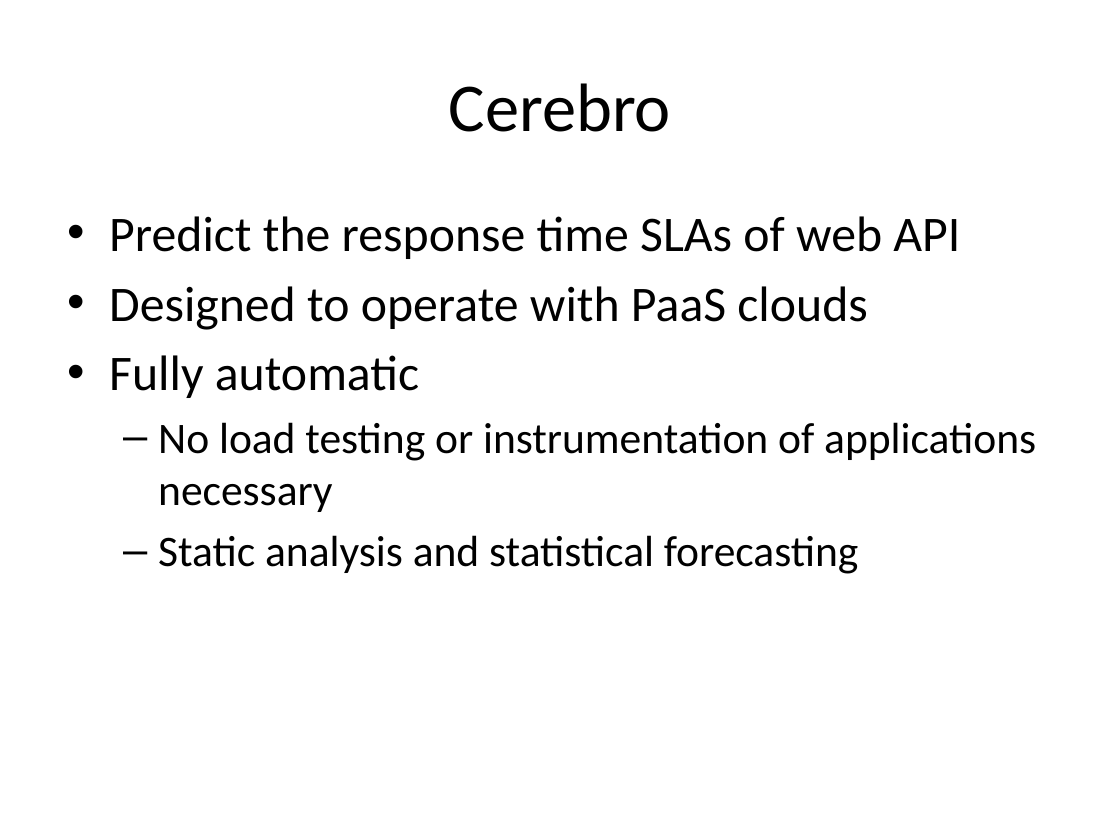
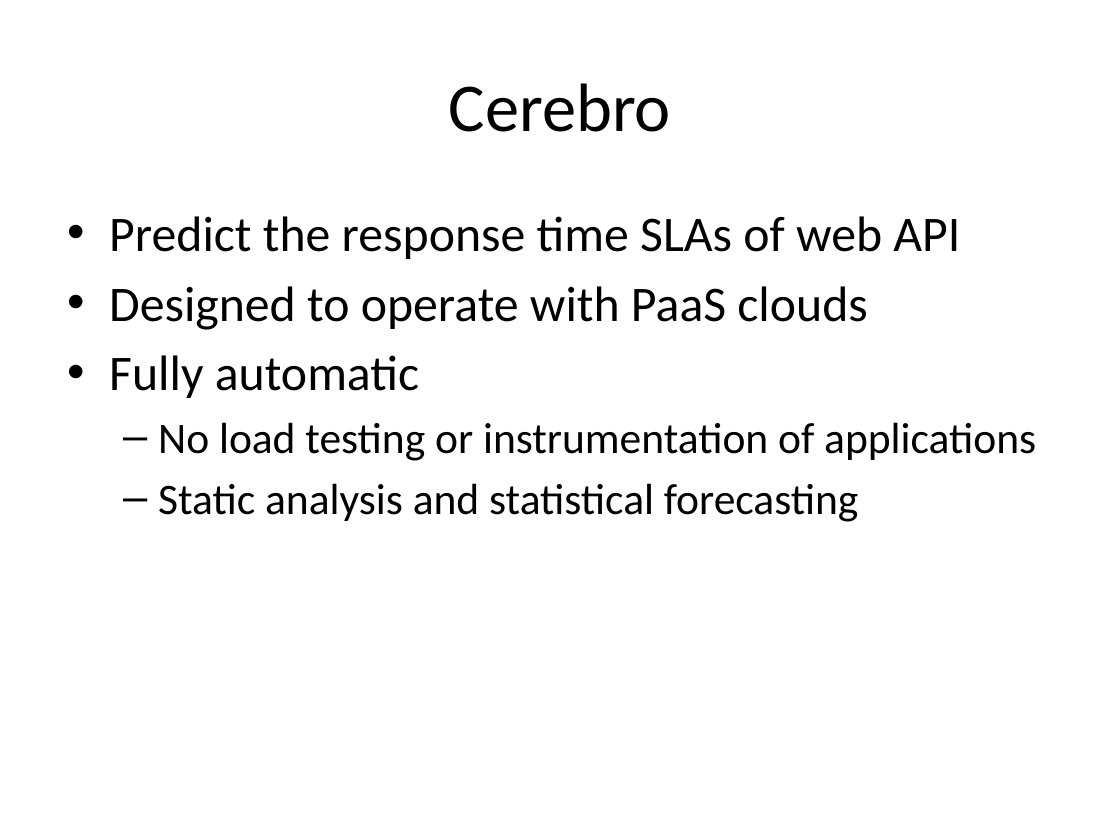
Before and after one commit to Dithn/eager-appscale, a slide deck: slide 5 of Eager/paper/socc15/cerebro_socc_presentation.pptx. Drawn at 1120x840 pixels with LibreOffice and Linux fonts; fonts in the diff are those of the drawing. Boxes give left, top, right and bottom in pixels: in the first picture for what was removed or moved away, otherwise in the second. Text is boxed around its words. In the diff, an @@ line names an element or a change of style, - is before the commit and + after.

```diff
--- a/Eager/paper/socc15/cerebro_socc_presentation.pptx
+++ b/Eager/paper/socc15/cerebro_socc_presentation.pptx
@@ text at (x1=158, y1=422, x2=1036, y2=461): text changed @@
-  – No load testing or instrumentation of applications necessary
+  – No load testing or instrumentation of applications
```
Also in this commit, not shown: 6 other slides changed.
